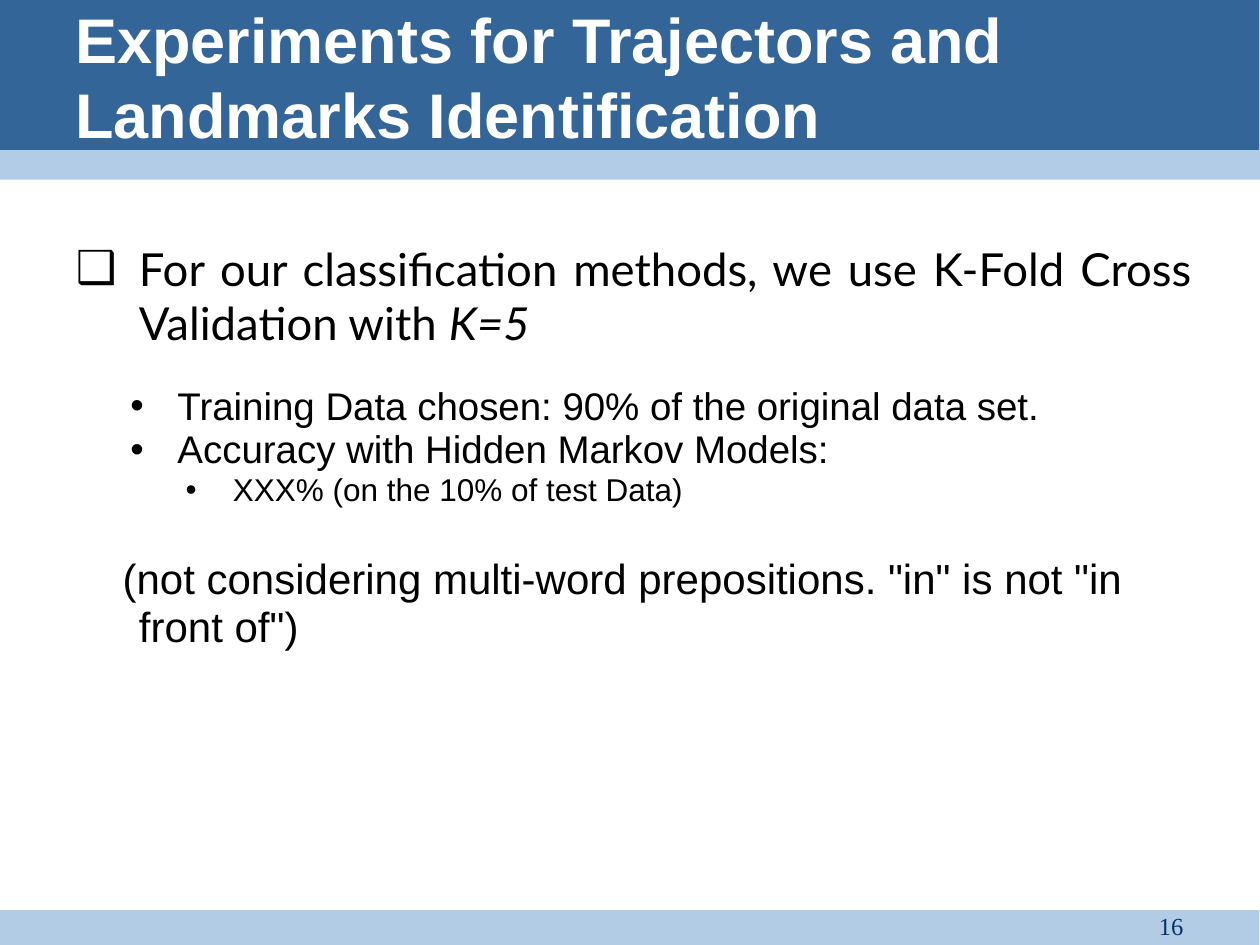
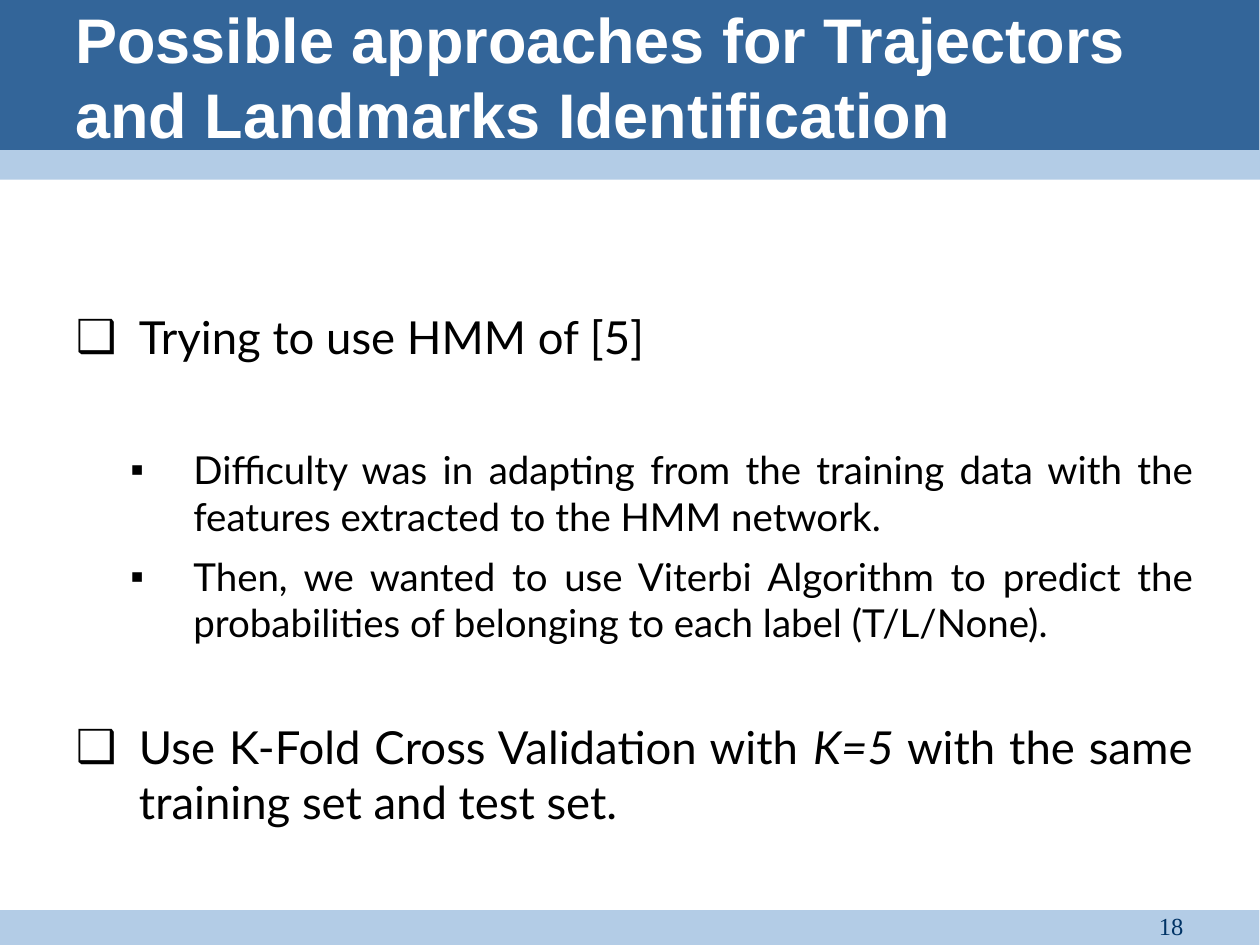
Before and after one commit to satvikg/pln-pmt-pract, a slide deck: slide 18 of SpatialRoleLabeling/doc/Group presentation.ppt (slide 16 before the commit). Drawn at 1260x945 pixels with LibreOffice and Linux fonts; fonts in the diff are those of the drawing. Boxes give left, top, right and bottom in pixels: in the first picture for what was removed or moved away, otherwise in the second. Text is boxed around its words. In the diff, an @@ line names an element or a change of style, - is before the commit and + after.

Commit message:
Final presentation

```diff
--- a/SpatialRoleLabeling/doc/Group presentation.ppt
+++ b/SpatialRoleLabeling/doc/Group presentation.ppt
@@ text at [75,17,1125,139]: text changed @@
-Experiments for Trajectors and Landmarks Identification
+Possible approaches for Trajectors and Landmarks Identification
@@ text at [139,319,1193,828]: text changed; font Arial to Lato @@
-❑ For our classification methods, we use K-Fold Cross Validation with K=5
-  • Training Data chosen: 90% of the original data set.
-  • Accuracy with Hidden Markov Models:
-    • XXX% (on the 10% of test Data)
-(not considering multi-word prepositions. "in" is not "in front of")
+❑ Trying to use HMM of [5]
+  ▪ Difficulty was in adapting from the training data with the features extracted to the HMM network.
+  ▪ Then, we wanted to use Viterbi Algorithm to predict the probabilities of belonging to each label (T/L/None).
+❑ Use K-Fold Cross Validation with K=5 with the same training set and test set.
@@ page number at [1159,918,1184,936]: text changed @@
-16
+18
```
Also in this commit, not shown: 5 other slides changed, 3 slides added, 1 slide removed, 1 other file.
